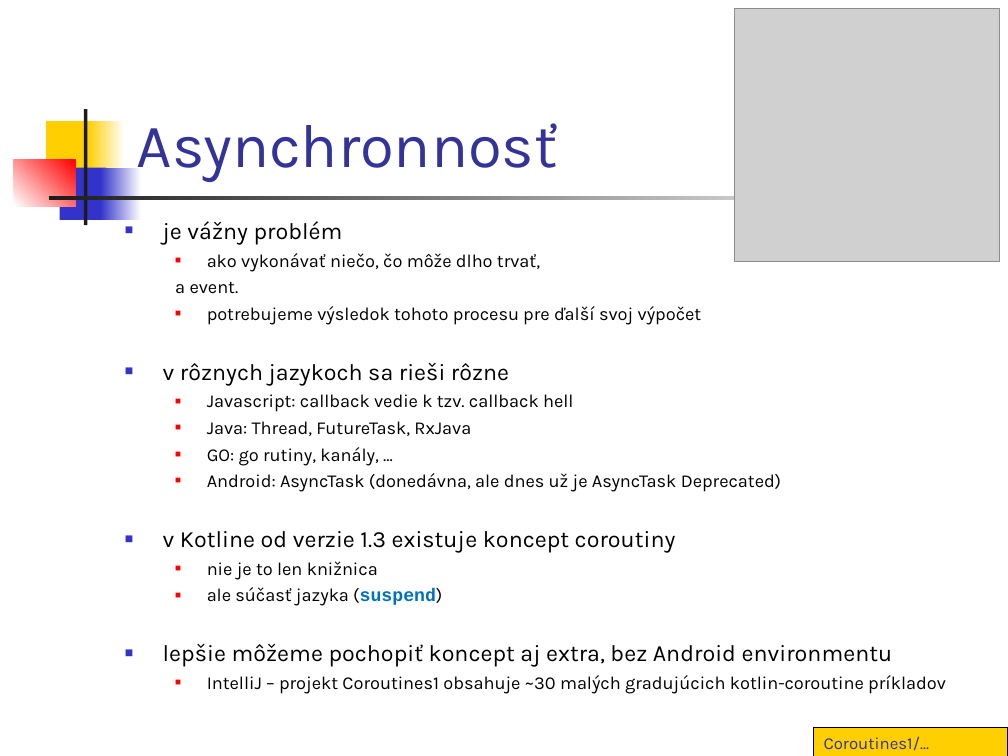
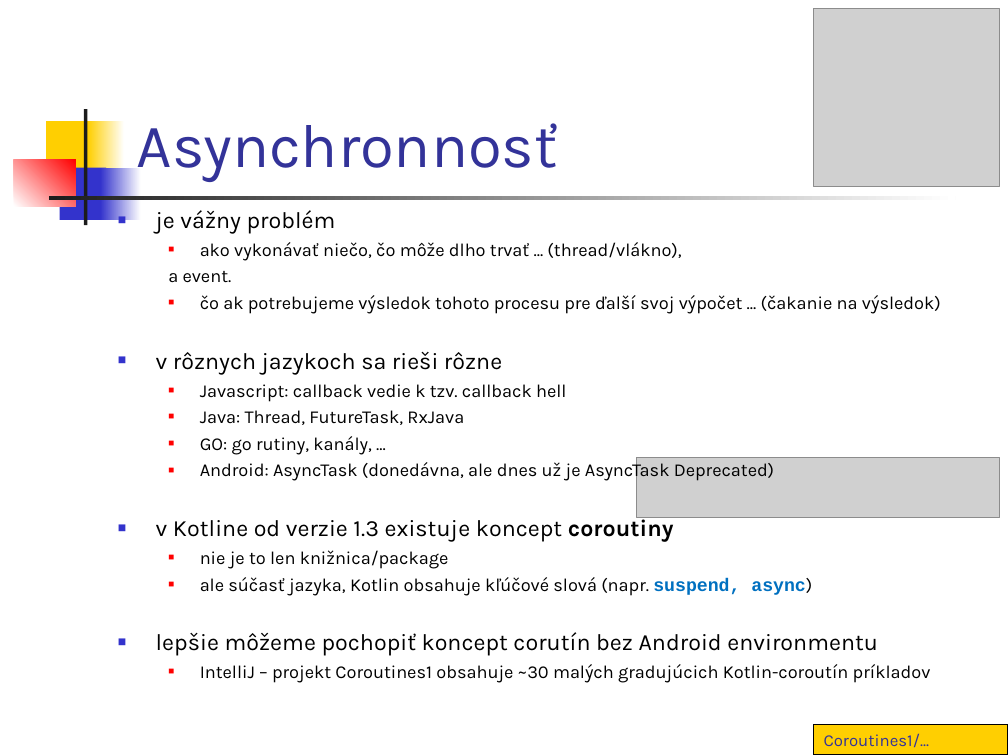
Before and after one commit to vmandro/Prednasky, a slide deck: slide 3 of 10/10_Android.ppt (slide 2 before the commit). Drawn at 1008x756 pixels with LibreOffice and Linux fonts; fonts in the diff are those of the drawing; grey boxes stand for pictures. Boxes give left, top, right and bottom in pixels: in the first picture for what was removed or moved away, otherwise in the second. Text is boxed around its words. In the diff, an @@ line names an element or a change of style, - is before the commit and + after.

```diff
--- a/10/10_Android.ppt
+++ b/10/10_Android.ppt
@@ picture resized from (x1=734, y1=9, x2=1000, y2=262) to (x1=813, y1=9, x2=1000, y2=186) @@
@@ text "je vážny problém" moved from (x1=163, y1=221, x2=946, y2=694) to (x1=156, y1=210, x2=941, y2=683) @@
@@ text "je vážny problém" at (x1=156, y1=210, x2=941, y2=683): bold on in "coroutiny" @@
@@ text at (x1=200, y1=242, x2=681, y2=261): text changed @@
-  ■ ako vykonávať niečo, čo môže dlho trvať,
+  ■ ako vykonávať niečo, čo môže dlho trvať ... (thread/vlákno),
@@ text at (x1=200, y1=295, x2=941, y2=314): text changed @@
-  ■ potrebujeme výsledok tohoto procesu pre ďalší svoj výpočet
+  ■ čo ak potrebujeme výsledok tohoto procesu pre ďalší svoj výpočet ... (čakanie na výsledok)
@@ picture added at (x1=637, y1=458, x2=1000, y2=518) @@
@@ text at (x1=156, y1=550, x2=931, y2=683): text changed @@
-  ■ nie je to len knižnica
-  ■ ale súčasť jazyka (suspend)
-■ lepšie môžeme pochopiť koncept aj extra, bez Android environmentu
-  ■ IntelliJ – projekt Coroutines1 obsahuje ~30 malých gradujúcich kotlin-coroutine príkladov
+  ■ nie je to len knižnica/package
+  ■ ale súčasť jazyka, Kotlin obsahuje kľúčové slová (napr. suspend, async)
+■ lepšie môžeme pochopiť koncept corutín bez Android environmentu
+  ■ IntelliJ – projekt Coroutines1 obsahuje ~30 malých gradujúcich Kotlin-coroutín príkladov
```
Also in this commit, not shown: 22 other slides changed, 6 slides added, 4 other files.
